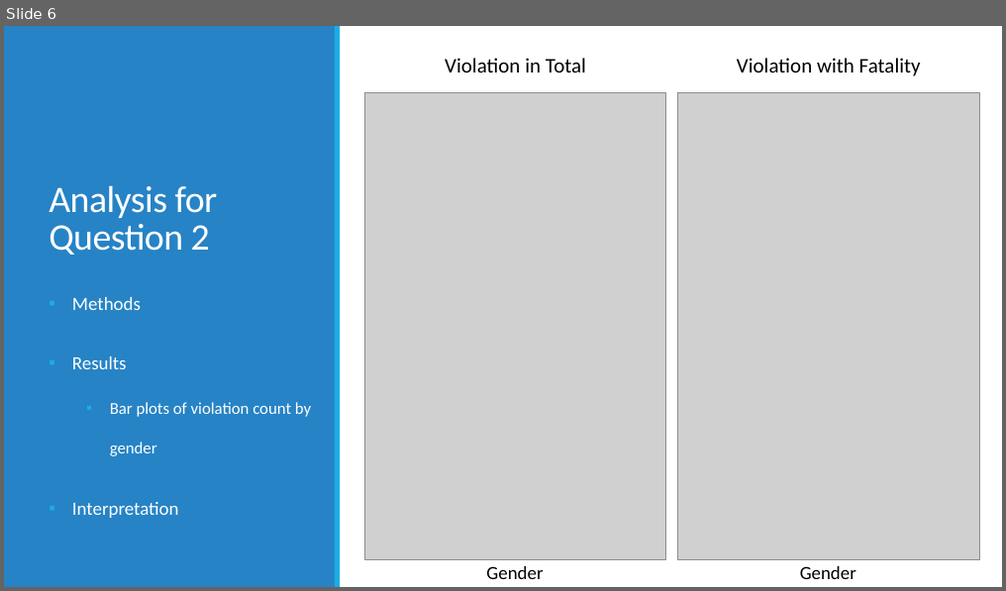
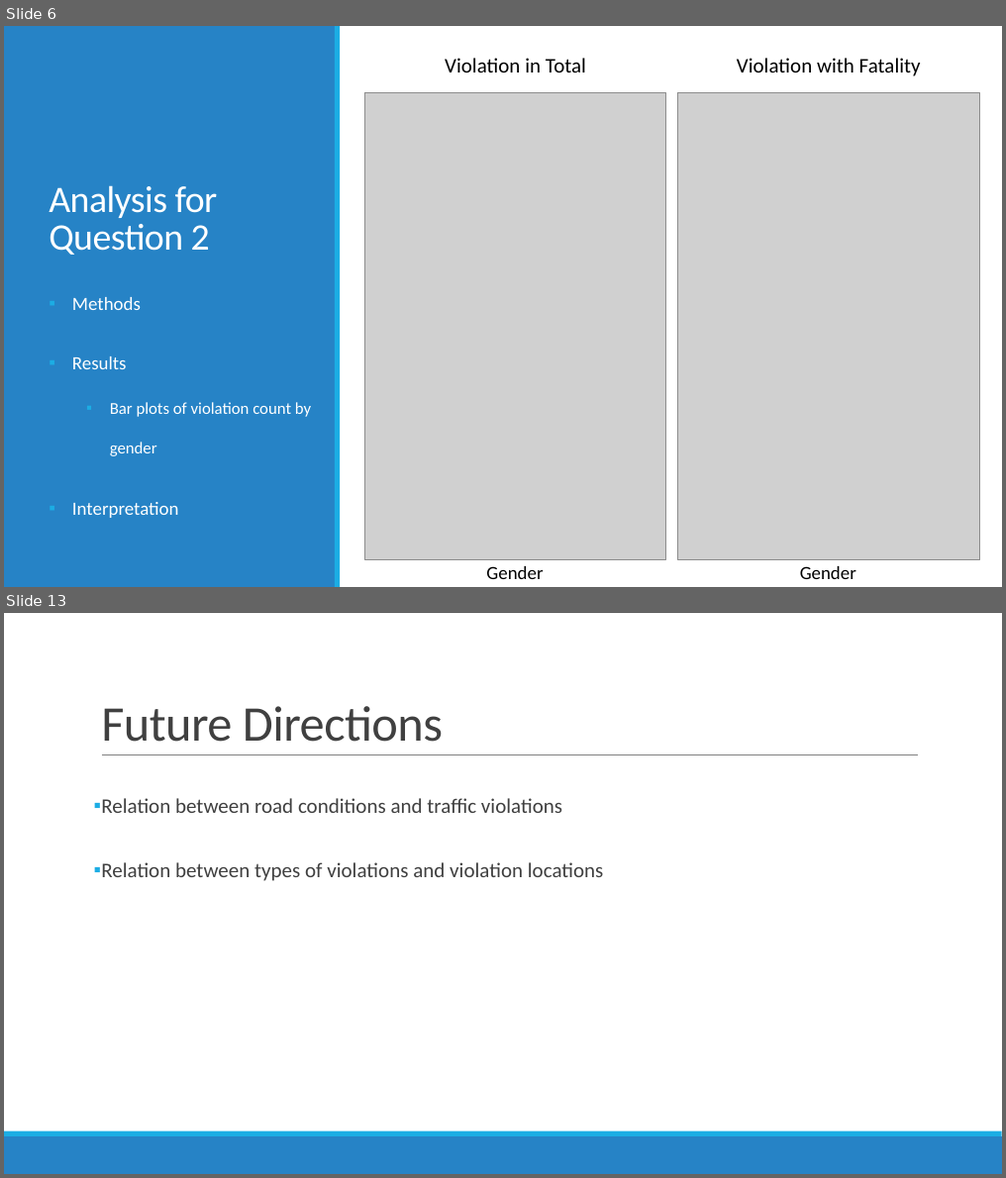
Before and after one commit to koallen/Outliers, a slide deck: Final Presentation/finalPresentation.pptx. Shown one above the other, each under a label of ours: slide 6 before the commit, slides 6 and 13 after it; the slides between them are not shown. The pictures are 1006x591 and 1006x1178 pixels, drawn with LibreOffice and Linux fonts; fonts in the diff are those of the drawing; grey boxes stand for pictures. Boxes give left, top, right and bottom in pixels: in the first picture for what was removed or moved away, otherwise in the second. Text is boxed around its words. In the diff, an @@ line names an element or a change of style, - is before the commit and + after.

```diff
--- a/Final Presentation/finalPresentation.pptx
+++ b/Final Presentation/finalPresentation.pptx
@@ slide 13 added at <box>4,613,1002,1174</box>, background #FFFFFF @@
@@ title added at <box>101,706,443,742</box>, 48 pt, text #404040 @@
+Future Directions
@@ line added from (102, 756) to (918, 756), #808080 0.5 pt @@
@@ text added at <box>101,798,604,881</box>, 20 pt, text #404040 @@
+▪ Relation between road conditions and traffic violations
+▪ Relation between types of violations and violation locations
@@ rectangle added at <box>4,1137,1002,1174</box>, fill #2683C6 @@
@@ rectangle added at <box>4,1132,1002,1137</box>, fill #1CADE4 @@
```
Also in this commit, not shown: 5 slides changed, 3 other slides added, 2 slides removed.
